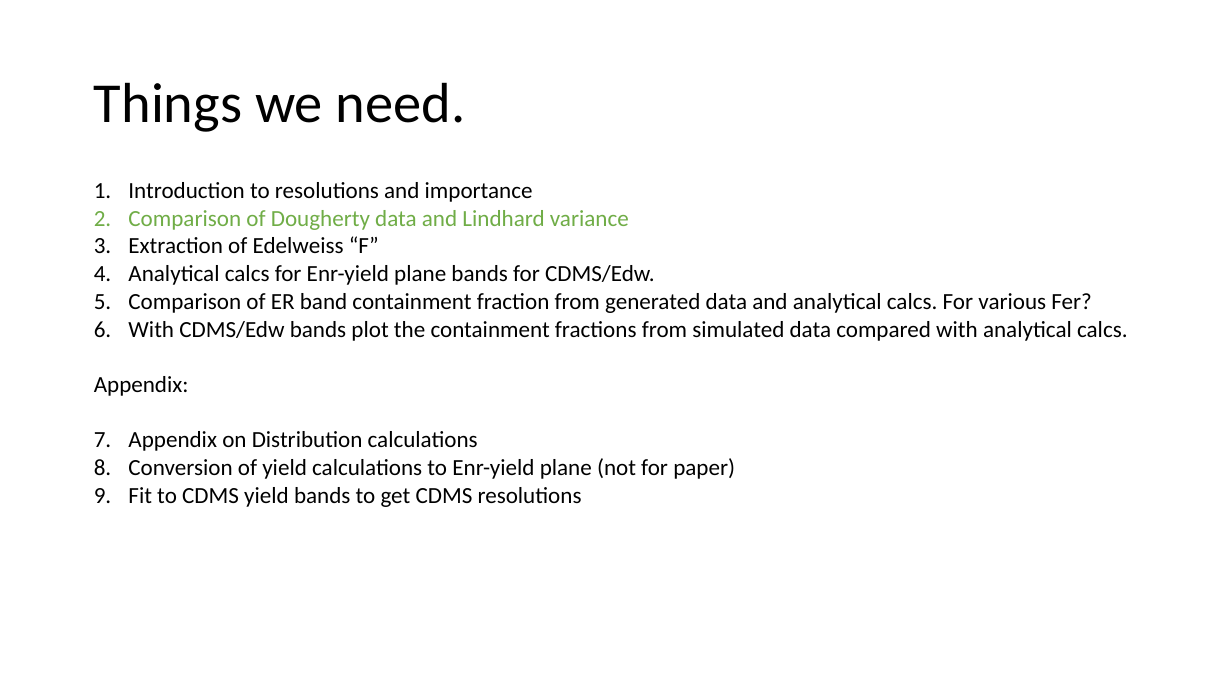
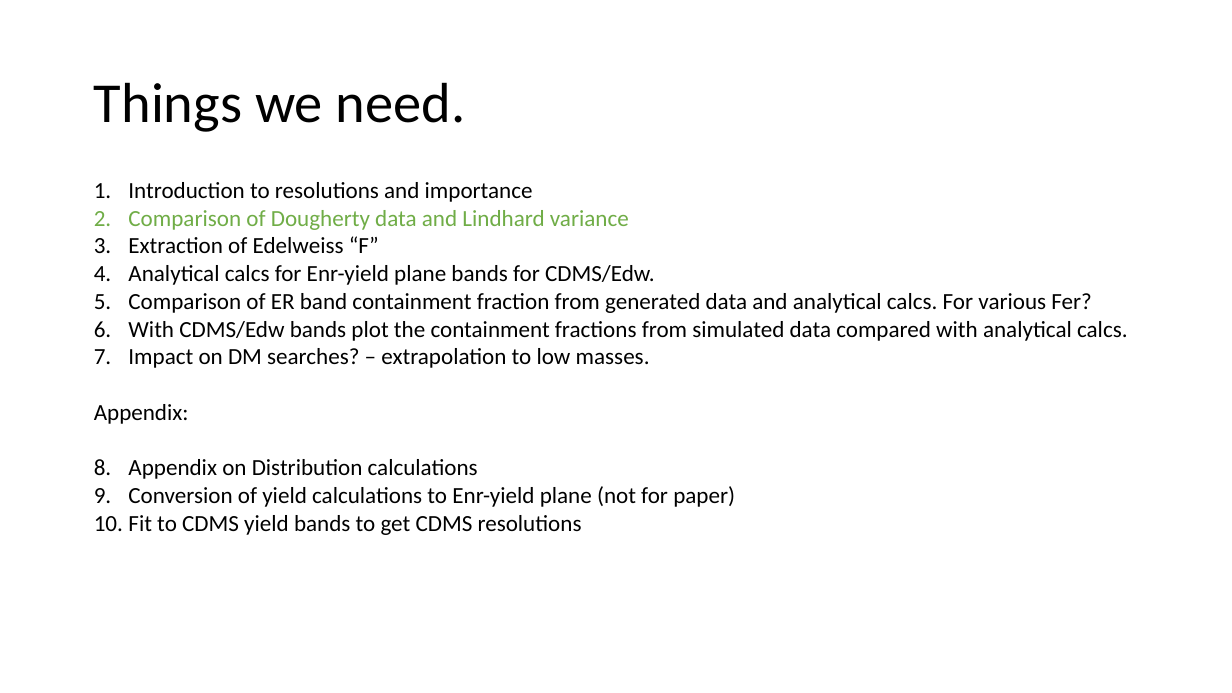
Before and after one commit to villaa/nrFano_Constraint, a slide deck: slide 3 of notes/anthony/nrFanoPaper_logic.pptx. Drawn at 1232x693 pixels with LibreOffice and Linux fonts; fonts in the diff are those of the drawing. Boxes give left, top, right and bottom in pixels: in the first picture for what was removed or moved away, otherwise in the second. Text is boxed around its words. In the diff, an @@ line names an element or a change of style, - is before the commit and + after.

Commit message:
[ANV] updated paper logic

```diff
--- a/notes/anthony/nrFanoPaper_logic.pptx
+++ b/notes/anthony/nrFanoPaper_logic.pptx
@@ text at bbox=[128, 348, 650, 368]: paragraph added @@
+7. Impact on DM searches? – extrapolation to low masses.
```
